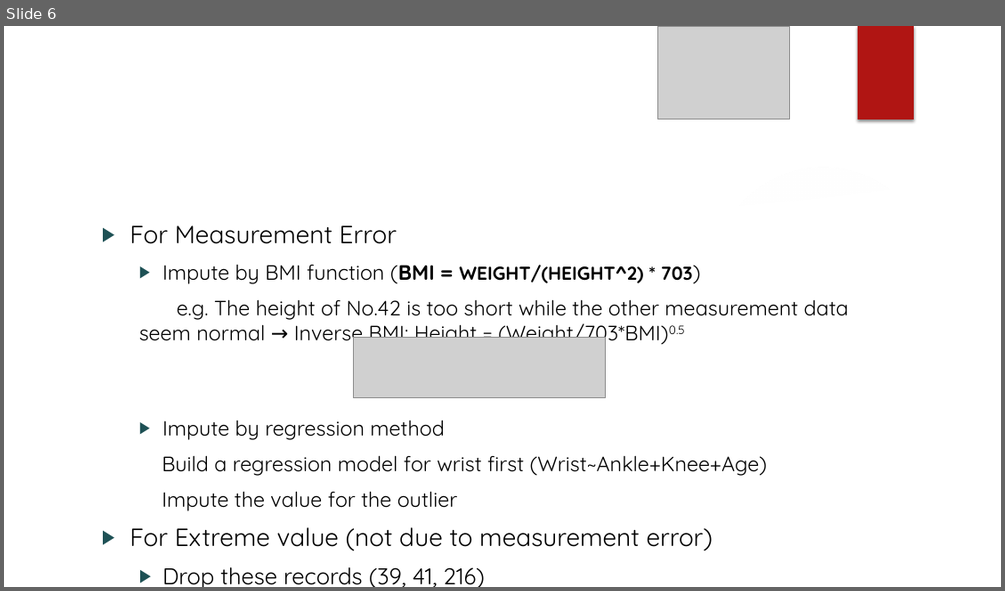
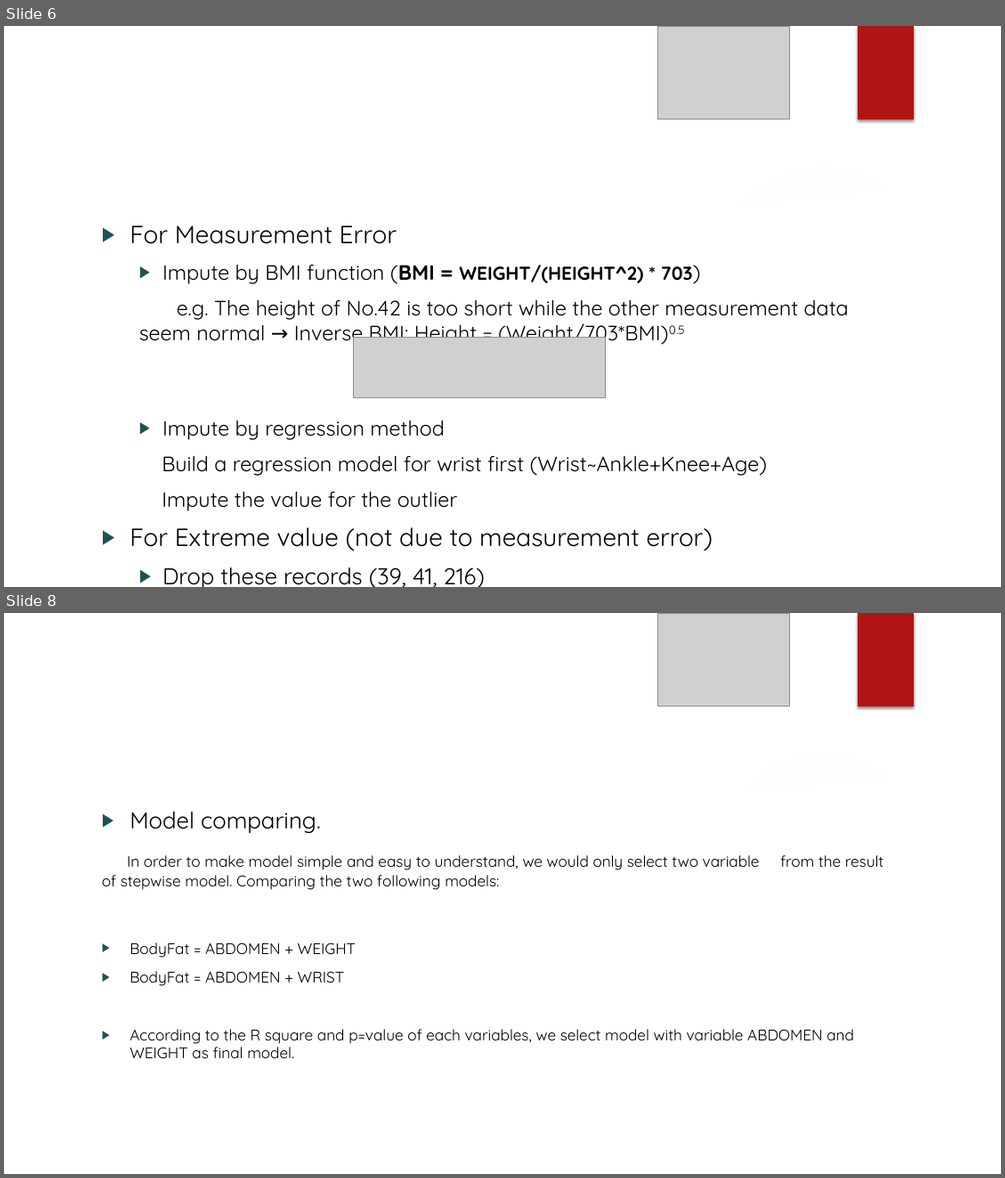
Before and after one commit to TroubleZN/Stat628_Bodyfat, a slide deck: Slides.pptx. Shown one above the other, each under a label of ours: slide 6 before the commit, slides 6 and 8 after it; the slides between them are not shown. The pictures are 1005x591 and 1005x1178 pixels, drawn with LibreOffice and Linux fonts; fonts in the diff are those of the drawing; grey boxes stand for pictures; background and template pictures are left out. Boxes give left, top, right and bottom in pixels: in the first picture for what was removed or moved away, otherwise in the second. Text is boxed around its words. In the diff, an @@ line names an element or a change of style, - is before the commit and + after.

```diff
--- a/Slides.pptx
+++ b/Slides.pptx
@@ slide 8 added at <box>4,613,1001,1174</box>, background picture (left out); not listed: 1 template element that a slide beside it also shows @@
@@ picture added at <box>658,613,789,706</box> @@
@@ rectangle added at <box>858,613,914,706</box>, fill #B01513 @@
@@ freeform shape added at <box>718,732,1001,800</box>, fill #FFFFFF at 20% opacity @@
@@ freeform shape added at <box>4,757,1001,1174</box>, fill #FFFFFF @@
@@ ellipse added at <box>708,750,938,981</box>, fill gradient #F3F3F3 @@
@@ text added at <box>102,812,854,1058</box>, 14.8 pt, text #000000 @@
+▶ Model comparing.
+In order to make model simple and easy to understand, we would only select two variable from the result of stepwise model. Comparing the two following models:
+▶ BodyFat = ABDOMEN + WEIGHT
+▶ BodyFat = ABDOMEN + WRIST
+▶ According to the R square and p=value of each variables, we select model with variable ABDOMEN and WEIGHT as final model.
@@ title added at <box>129,811,194,829</box>, 42 pt, text #FFFFFF @@
+Model Selection
@@ picture added at <box>4,831,334,1174</box> @@
@@ picture added at <box>4,850,128,1043</box> @@
@@ picture added at <box>708,1111,789,1174</box> @@
```
Also in this commit, not shown: 1 other slide added.
